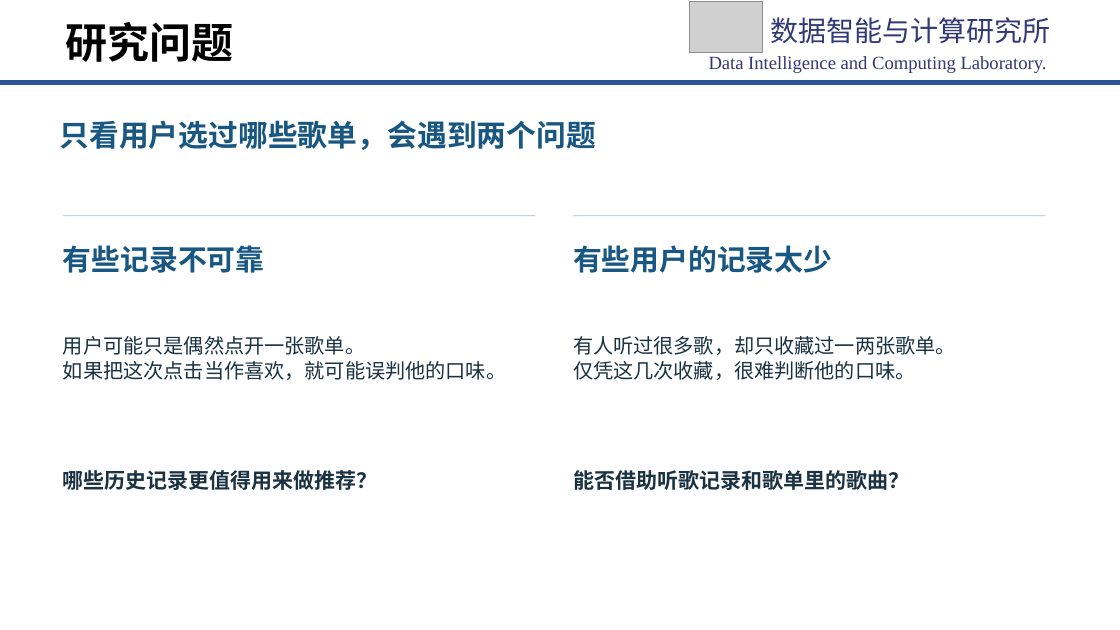
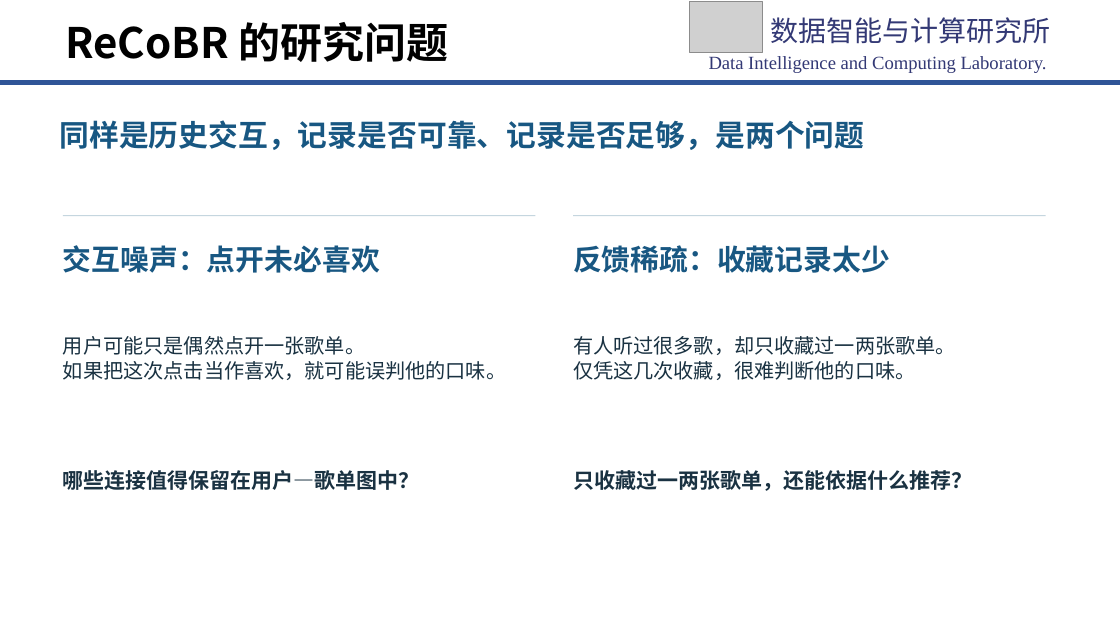
Before and after one commit to chengwuzi/MultiCBR-Project, a slide deck: slide 9 of 开题PPT/研二开题答辩-ReCoBR-定稿.pptx (slide 7 before the commit). Drawn at 1120x630 pixels with LibreOffice and Linux fonts; fonts in the diff are those of the drawing; grey boxes stand for pictures; background and template pictures are left out. Boxes give left, top, right and bottom in pixels: in the first picture for what was removed or moved away, otherwise in the second. Text is boxed around its words. In the diff, an @@ line names an element or a change of style, - is before the commit and + after.

```diff
--- a/开题PPT/研二开题答辩-ReCoBR-定稿.pptx
+++ b/开题PPT/研二开题答辩-ReCoBR-定稿.pptx
@@ text at box(65, 22, 448, 62): text changed @@
-研究问题
+ReCoBR 的研究问题
@@ text at box(59, 120, 864, 150): text changed @@
-只看用户选过哪些歌单，会遇到两个问题
+同样是历史交互，记录是否可靠、记录是否足够，是两个问题
@@ text at box(63, 245, 380, 273): text changed @@
-有些记录不可靠
+交互噪声：点开未必喜欢
@@ text at box(573, 245, 890, 273): text changed @@
-有些用户的记录太少
+反馈稀疏：收藏记录太少
@@ text at box(63, 470, 420, 490): text changed @@
-哪些历史记录更值得用来做推荐？
+哪些连接值得保留在用户—歌单图中？
@@ text at box(573, 470, 972, 491): text changed @@
-能否借助听歌记录和歌单里的歌曲？
+只收藏过一两张歌单，还能依据什么推荐？
```
Also in this commit, not shown: 8 other slides changed, 3 slides added, 1 slide removed.
